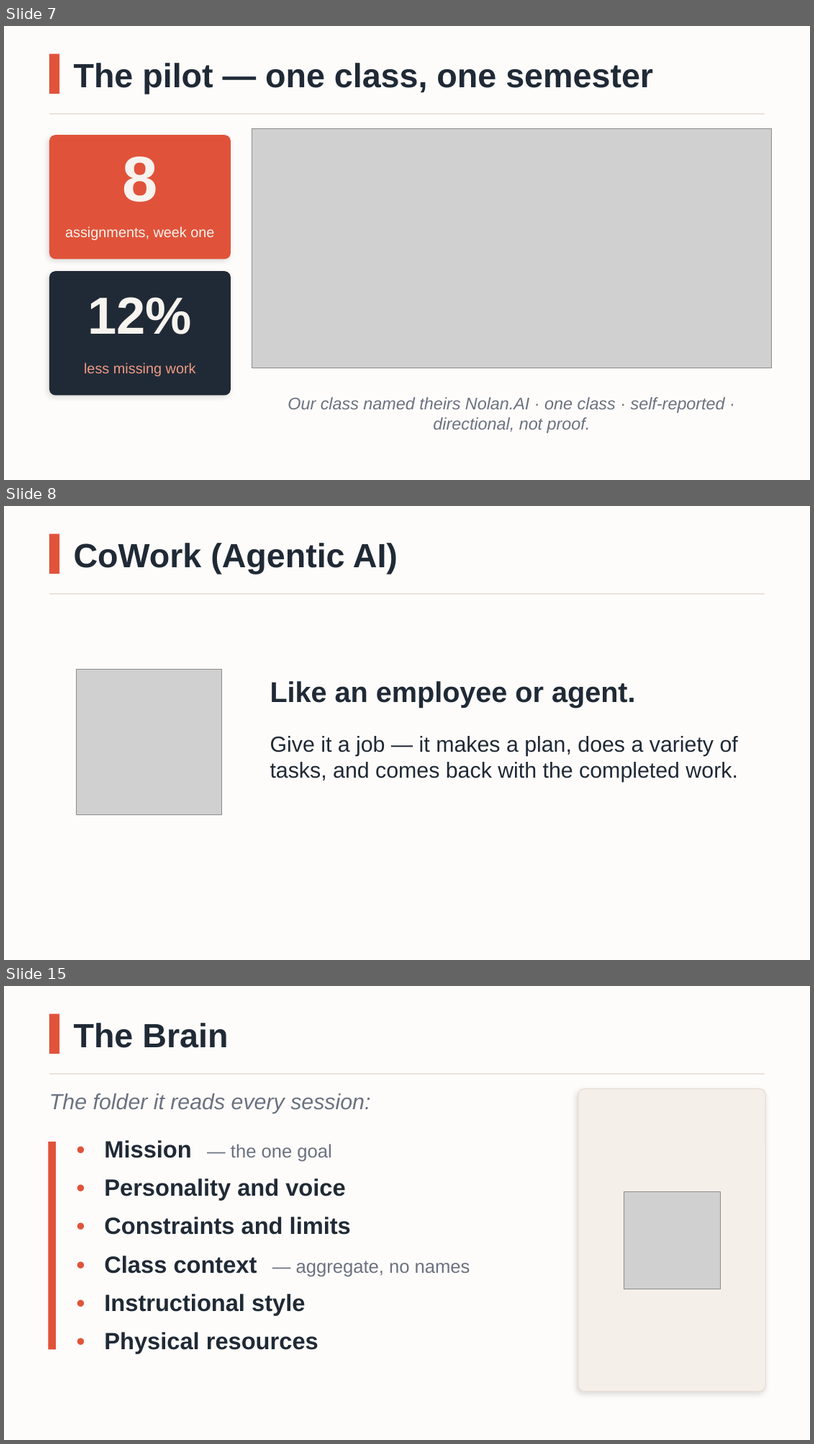
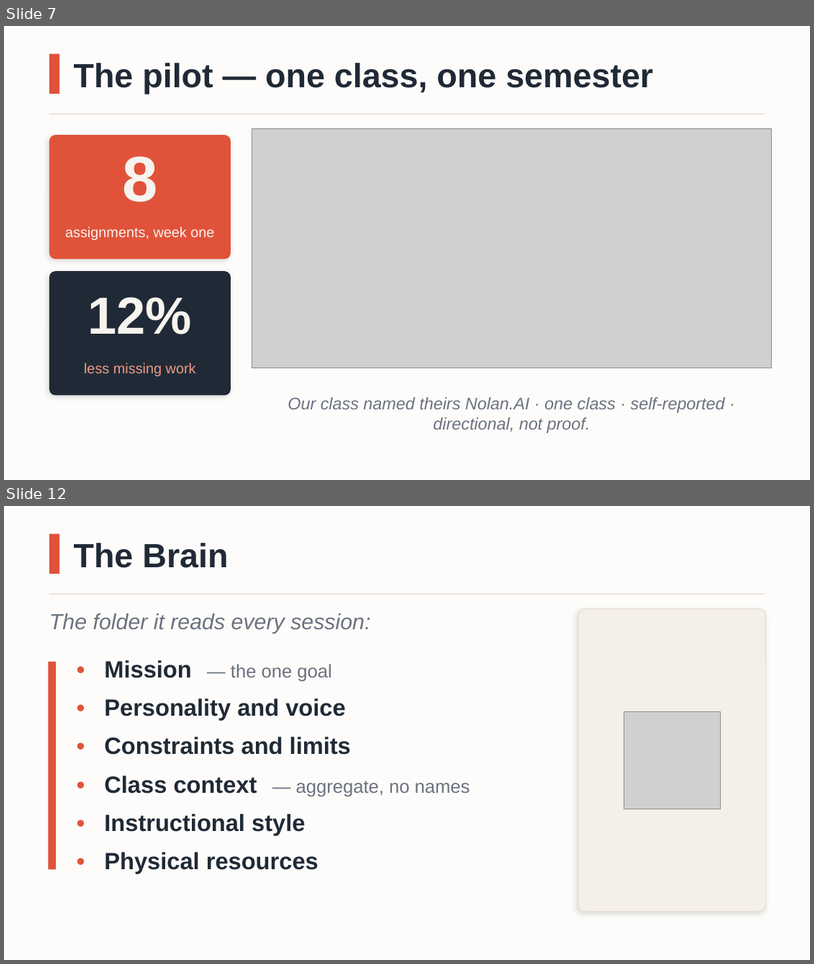
Before and after one commit to mattnupen/My-Classroom-Assistant, a slide deck: docs/MyClassroomAIbot-Overview-Coral.pptx. Shown one above the other, each under a label of ours: slides 7, 8 and 15 before the commit, slides 7 and 12 after it; the slides between them are not shown. The pictures are 814x1444 and 814x964 pixels, drawn with LibreOffice and Linux fonts; fonts in the diff are those of the drawing; grey boxes stand for pictures. Boxes give left, top, right and bottom in pixels: in the first picture for what was removed or moved away, otherwise in the second. Text is boxed around its words. In the diff, an @@ line names an element or a change of style, - is before the commit and + after.

```diff
--- a/docs/MyClassroomAIbot-Overview-Coral.pptx
+++ b/docs/MyClassroomAIbot-Overview-Coral.pptx
@@ slide 8 removed at (x1=4, y1=506, x2=810, y2=960), background #FDFCFA @@
@@ rectangle removed at (x1=49, y1=534, x2=59, y2=574) @@
@@ text removed at (x1=74, y1=543, x2=398, y2=574) @@
-CoWork (Agentic AI)
@@ line removed from (49, 594) to (765, 594) @@
@@ picture removed at (x1=77, y1=669, x2=221, y2=815) @@
@@ text removed at (x1=270, y1=681, x2=636, y2=707) @@
-Like an employee or agent.
@@ text removed at (x1=270, y1=736, x2=738, y2=782) @@
-Give it a job — it makes a plan, does a variety of tasks, and comes back with the completed work.
@@ what was slide 15 is now slide 12 @@
```
Also in this commit, not shown: 5 slides added, 7 other slides removed, 15 other files.
